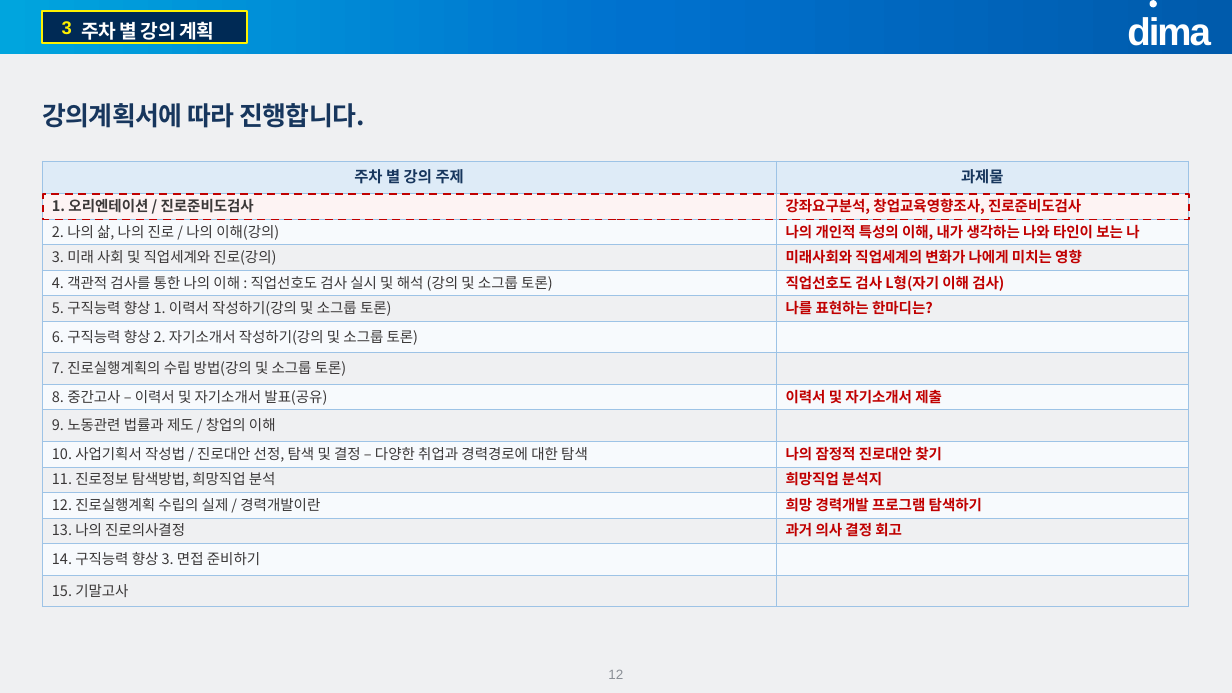
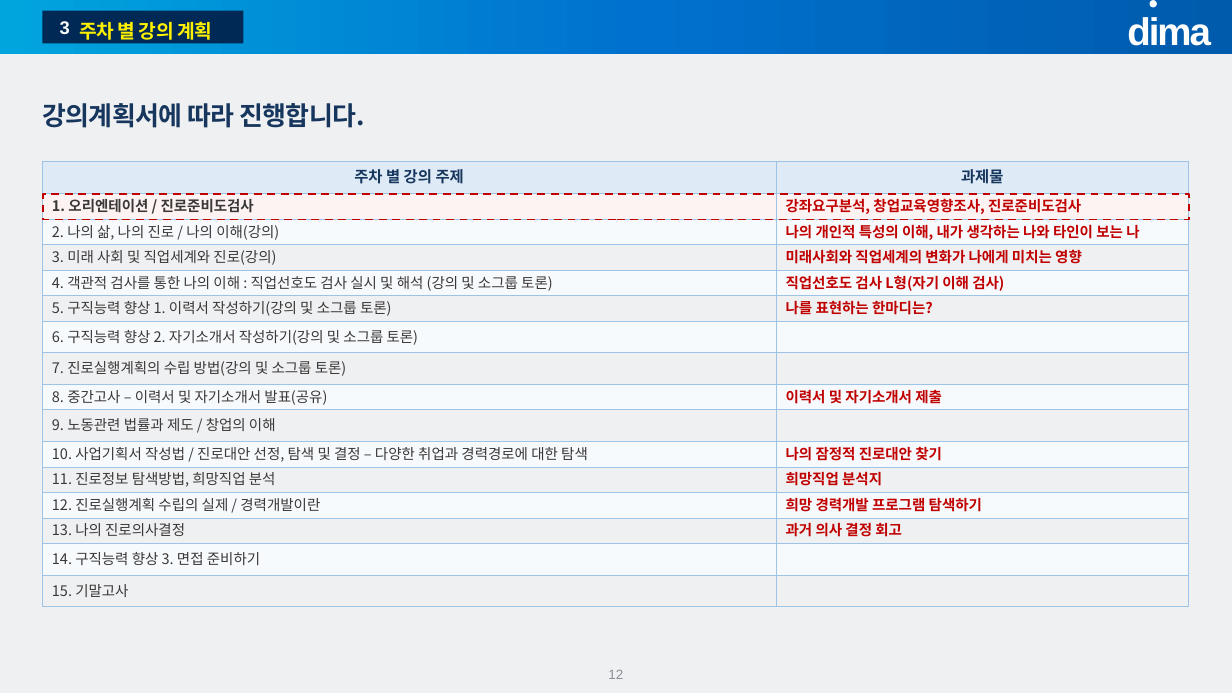
Before and after one commit to jungaistar/lms, a slide deck: slide 12 of materials/dist/1주차_오리엔테이션.pptx. Drawn at 1232x693 pixels with LibreOffice and Linux fonts; fonts in the diff are those of the drawing; background and template pictures are left out. Boxes give left, top, right and bottom in pixels: in the first picture for what was removed or moved away, otherwise in the second. Text is boxed around its words. In the diff, an @@ line names an element or a change of style, - is before the commit and + after.

```diff
--- a/materials/dist/1주차_오리엔테이션.pptx
+++ b/materials/dist/1주차_오리엔테이션.pptx
@@ rectangle: place and size @@
-rectangle at (43, 10, 248, 43)
+rectangle at (43, 10, 244, 43)
@@ rectangle at (43, 10, 244, 43): outline #FFF100 1.5 pt to none @@
@@ text "3" at (60, 21, 70, 35): text colour #FFF100 to #FFFFFF @@
@@ text "주차 별 강의 계획" at (79, 18, 213, 44): text colour #FFFFFF to #FFF100 @@
```
Also in this commit, not shown: 15 other slides changed, 37 other files.
